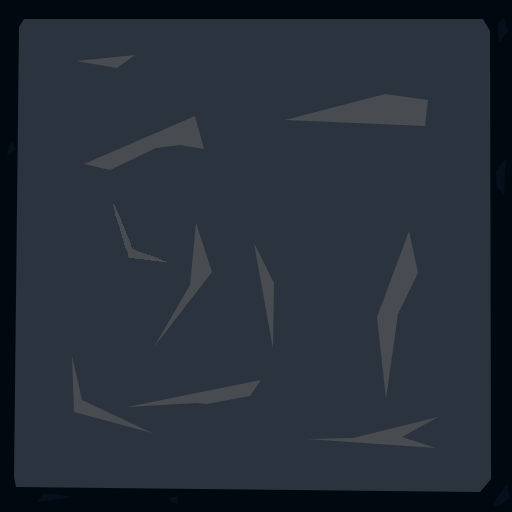
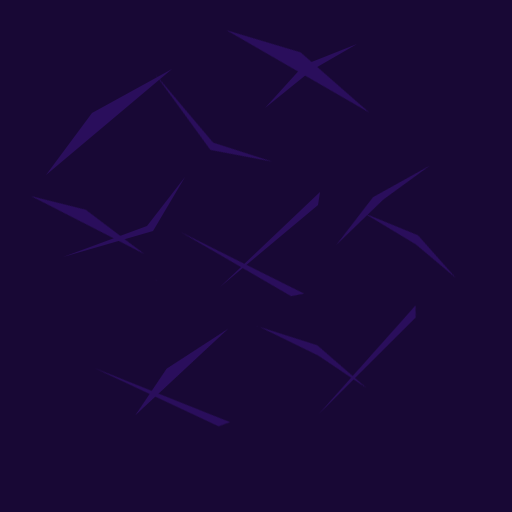
Layers edited between the first and the second 512 × 512 image:
removed layer "Layer 2" over [72, 55, 438, 448]
added layer "Layer 3 copy" above "Layer 3" over [31, 29, 456, 427]
added layer "Layer 3" above "Layer 1" over [46, 44, 431, 416]
painted on "Layer 1" over [0, 0, 512, 512]
removed layer "Layer 0" over [0, 0, 512, 512]
